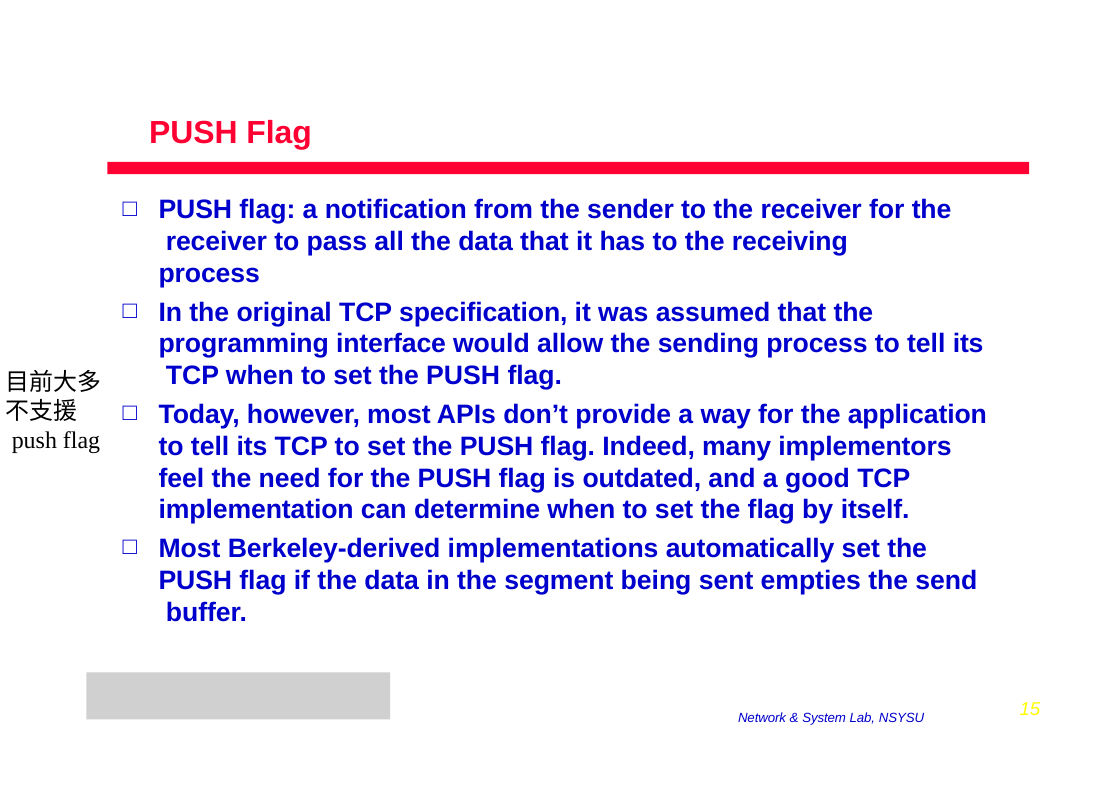
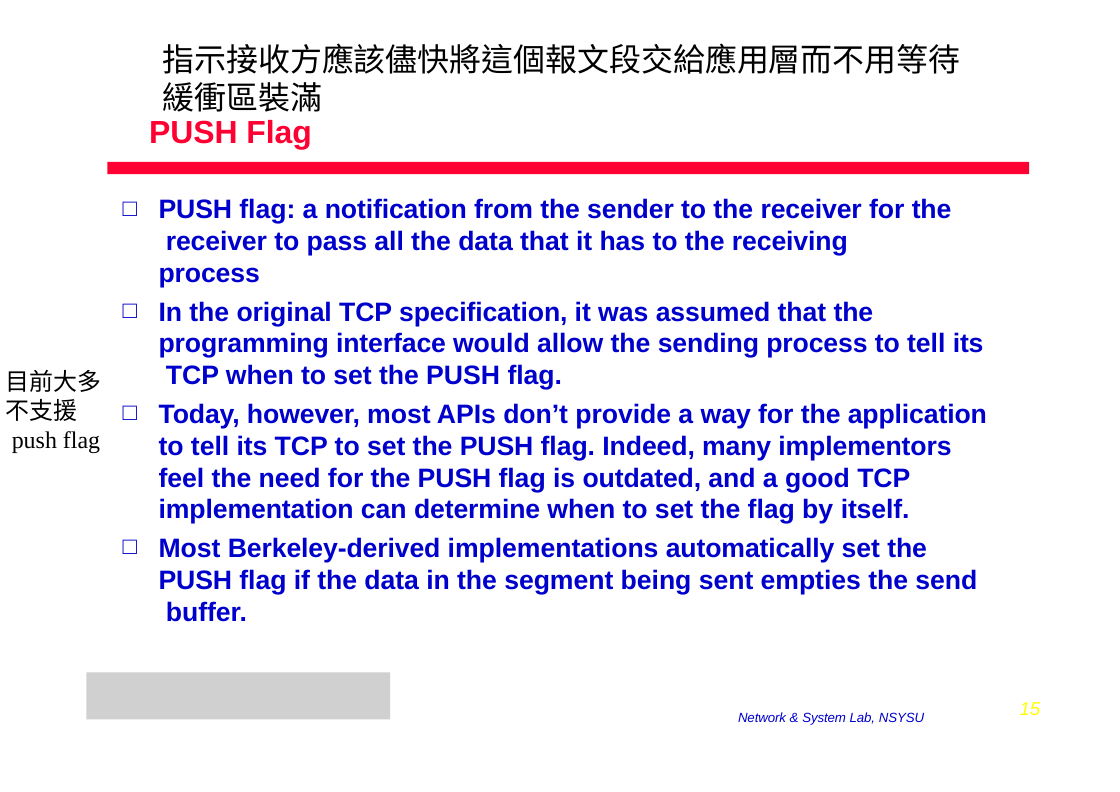
Before and after one commit to MikSuki/TCPIP, a slide deck: slide 15 of textbooks/Ch20.pptx. Drawn at 1120x792 pixels with LibreOffice and Linux fonts; fonts in the diff are those of the drawing; grey boxes stand for pictures. Boxes give left, top, right and bottom in pixels: in the first picture for what was removed or moved away, otherwise in the second. Text is boxed around its words. In the diff, an @@ line names an element or a change of style, - is before the commit and + after.

```diff
--- a/textbooks/Ch20.pptx
+++ b/textbooks/Ch20.pptx
@@ text added at (162, 43, 960, 112), 24 pt, text #000000 @@
+指示接收方應該儘快將這個報文段交給應用層而不用等待緩衝區裝滿
```
Also in this commit, not shown: 2 other slides changed, 4 other files.
